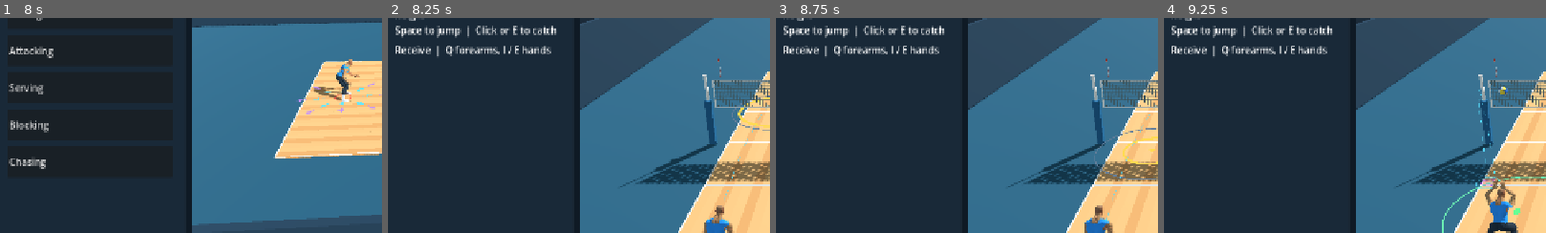
Above: before the commit, frames 1-4 (left to right).
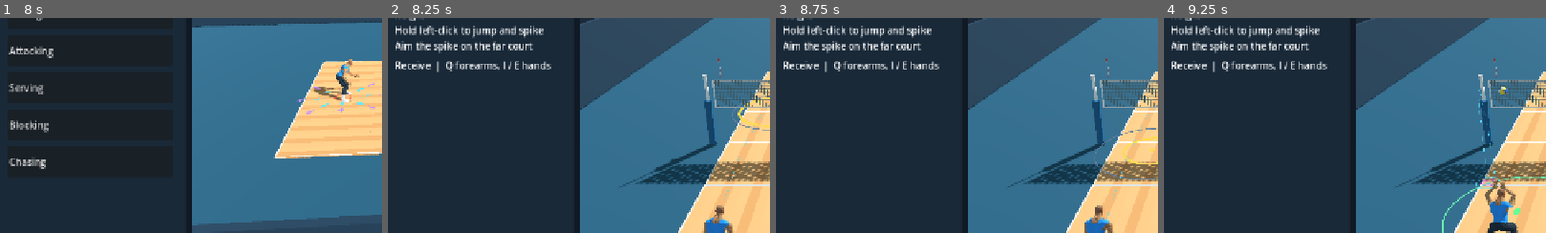
Above: after the commit, the same moments.

Repository: foreandr/volleyball
Game: Godot game, scene res://scenes/main.tscn
Same seed, same stepped clock (60 frames per second), same inputs: the game is played once before the commit and once after it.
Inputs (mouse positions are % of the whole screen's width and height, from its top left):
- Up to frame 1 (8 s): click "Story" at 0.5 s; click "New" at 1.25 s; click "Back" at 2 s; click "New" at 2.75 s; click "Save" at 3.5 s; click "Forearm reception" at 4.25 s; click "Play all" at 5 s; click "Next" at 5.75 s; click "Next" at 6.5 s; click "Back" at 7.25 s
- Up to frame 2 (8.25 s): click "Attacking" at 8 s
- Up to frame 3 (8.75 s): no input
- Up to frame 4 (9.25 s): tap Enter at 8.75 s; move the mouse to (45, 70) at 8.77 s; hold W from 8.78 s (still down); tap Q at 8.85 s; click (45, 70) at 8.92 s; tap Space at 9.02 s; tap E at 9.05 s
The pictures show only the part of the screen within x 3-53%, y 32-82%; the shares and areas given below are measured in that part.

Frame 1 is identical in both runs. In frame 2, 3.3% of the frame differs, in the area x 2-45%, y 3-26%; in frame 3, 3.3%; in frame 4, 3.3%.

Commit message:
Add hold-to-spike attacks with cursor aim

Diff:
--- a/scripts/attack_drill.gd
+++ b/scripts/attack_drill.gd
@@ -10,7 +10,11 @@
 const PIN_HEIGHT := 2.75
 const SET_APEX := 5.0
 
-enum Stage { SERVE, PASS, SET, CAUGHT, MISS }
+enum Stage { SERVE, PASS, SET, HIT, MISS }
+const SWING_CHARGE_TIME := 0.65
+const SWING_REACH := 1.55
+const SWING_CONTACT_HEIGHT := 2.45
+const SWING_FOLLOW_TIME := 0.30
 var stage := Stage.SERVE
 var stage_start := 0.0
 var serve_target: Vector3
@@ -23,6 +27,13 @@
 var cpu_feet: RefCounted
 var pin_arrival := 0.0
 var flight_end := 0.0
+var swing_started := -INF
+var swing_released := -INF
+var swing_aim := Vector3(0.0,Flight.FLOOR,9.5)
+var swing_contact: Vector3
+var swing_power := 0.0
+var swing_net_hit := {}
+var swing_target: MeshInstance3D
 
 func reset_feed() -> void:
 	if trace.feed > 0:
@@ -57,12 +68,19 @@
 	ball.position = ATTACK_SERVE_SOURCE
 	region.position = PIN
 	region.hide()
+	swing_started = -INF
+	swing_released = -INF
+	swing_net_hit.clear()
+	if swing_target == null:
+		swing_target = region.duplicate()
+		add_child(swing_target)
+	swing_target.hide()
 	timing_cue.hide()
 	status.text = "Receive  |  Q forearms, I / E hands"
-	trace.begin_feed({"mode":"attack_catch","source":ATTACK_SERVE_SOURCE,"serve_velocity":serve_velocity,"pin":PIN})
+	trace.begin_feed({"mode":"attacking","source":ATTACK_SERVE_SOURCE,"serve_velocity":serve_velocity,"pin":PIN})
 
 func set_key() -> int:
-	return KEY_Q if stage == Stage.SERVE else KEY_E
+	return KEY_Q if stage == Stage.SERVE else KEY_NONE
 
 func can_aim_set() -> bool:
 	return stage == Stage.SERVE and not is_finite(bump.touch_time)
@@ -97,11 +115,34 @@
 func court_facing_weight() -> float:
 	return 0.5 if stage == Stage.PASS or stage == Stage.SET else 0.0
 
-func queue_catch() -> void:
-	if stage == Stage.SET: queue_set()
+func can_aim_swing() -> bool:
+	return stage == Stage.SET
+
+func aim_swing(point: Vector3) -> void:
+	swing_aim = Vector3(clampf(point.x,-4.4,4.4),Flight.FLOOR,clampf(point.z,4.3,12.9))
+	swing_target.position = Vector3(swing_aim.x,0.065,swing_aim.z)
+
+func swing_input(pressed: bool, direction: Vector2) -> void:
+	if stage != Stage.SET: return
+	if not pressed:
+		if is_finite(swing_started) and not is_finite(swing_released): swing_released = clock
+		return
+	if is_finite(swing_started) and jump.active: return
+	swing_started = clock
+	swing_released = -INF
+	var approach := direction
+	if approach.is_zero_approx():
+		var toward_pin := PIN-setter.position
+		approach = Vector2(-toward_pin.x,toward_pin.z).limit_length()
+	queue_jump(approach)
+	status.text = "Charging swing"
+	trace.write("swing_start",clock,{"player":setter.position,"aim":swing_aim},true)
+
+func swing_charge() -> float:
+	return clampf((minf(clock,swing_released if is_finite(swing_released) else clock)-swing_started)/SWING_CHARGE_TIME,0.0,1.0)
 
 func queue_set() -> void:
-	if stage != Stage.SERVE and stage != Stage.SET: return
+	if stage != Stage.SERVE: return
 	bump.queue_bump(clock-stage_start)
 	trace.write("attack_input",clock,{"stage":stage,"technique":"hands" if bump.hand_setting else "forearms","aim":bump.destination,"height":bump.height,"position":setter.position,"ball":ball.position},true)
 
@@ -111,7 +152,7 @@
 	return stage == Stage.PASS and not bump.low_save.finished(bump.touch_time+clock-stage_start)
 
 func queue_jump(direction: Vector2) -> void:
-	if jump.active or setter_is_diving() or stage == Stage.CAUGHT: return
+	if jump.active or setter_is_diving() or stage == Stage.HIT: return
 	jump.begin(setter,direction)
 	trace.write("jump",clock,{"position":setter.position,"direction":jump.heading},true)
 
@@ -137,11 +178,8 @@
 			play_cpu_set(time,delta)
 		Stage.SET:
 			cpu_set.update_hand_push(cpu_set.release_time+time,cpu_set.release_time+time-cpu_set.touch_time)
-			play_pin_ball(time,previous,delta)
-		Stage.CAUGHT:
-			HandPose.apply(setter,setter.to_global(bump.hand_anchor),1.0)
-			ball.position = bump.platform_center()
-			if time >= 0.55 and not jump.active: reset_feed()
+			play_pin_ball(time)
+		Stage.HIT: play_spike(time)
 		Stage.MISS:
 			if time >= 0.85: reset_feed()
 	if stage == Stage.SERVE or stage == Stage.SET: trace.check_contact(bump.contact_check)
@@ -151,7 +189,7 @@
 	var velocity := Vector3.ZERO
 	match stage:
 		Stage.SERVE: velocity = serve_velocity+Vector3.DOWN*Flight.GRAVITY*time
-		Stage.PASS,Stage.SET: velocity = pass_motion+Vector3.DOWN*Flight.GRAVITY*time
+		Stage.PASS,Stage.SET,Stage.HIT: velocity = pass_motion+Vector3.DOWN*Flight.GRAVITY*time
 	var platform: Vector3 = bump.platform_center()
 	return {
 		"stage":stage,"result":status.text,"ball_position":ball.position,"ball_velocity":velocity,
@@ -209,12 +247,13 @@
 			stage = Stage.SET
 			stage_start = clock
 			bump.reset()
-			bump.hand_setting = true
-			bump.catch_only = true
+			bump.hand_setting = false
 			trace.closest_check.clear()
 			trace.closest_margin = INF
-			status.text = "Jump at the pin  |  Space, then click or E"
+			status.text = "Hold left-click to jump and spike"
 			region.show()
+			aim_swing(swing_aim)
+			swing_target.show()
 			trace.write("cpu_set",clock,{"point":pass_origin,"velocity":pass_motion,"pin_arrival":pin_arrival},true)
 		return
 	ball.position = flight_point(pass_origin,pass_motion,minf(time,cpu_contact_time))
@@ -239,25 +278,84 @@
 		cpu_set.destination = Vector2(target.x,target.z)
 		cpu_set.begin_hand_contact(cpu_contact_point,time)
 
-func play_pin_ball(time: float, previous: float, delta: float) -> void:
-	var path := func(t): return flight_point(pass_origin,pass_motion,t)
-	ball.position = path.call(minf(time,flight_end))
+func play_pin_ball(time: float) -> void:
+	ball.position = flight_point(pass_origin,pass_motion,minf(time,flight_end))
 	timing_cue.update_timing(time,pin_arrival,BumpSetting.GREEN_START,BumpSetting.GREEN_END)
-	bump.catch_airborne = setter.position.y > RECEIVE_START.y+0.08
-	bump.update_attempt(time,previous,flight_end,path,pass_motion+Vector3.DOWN*Flight.GRAVITY*time,delta,pin_arrival)
-	if is_finite(bump.touch_time):
-		stage = Stage.CAUGHT
-		stage_start = clock
-		status.text = "Caught at the pin"
-		timing_cue.show_result(bump.grade)
-		trace.write("pin_catch",clock,{"point":bump.touch,"grade":bump.grade,"contact":bump.contact_check},true)
-	elif time >= flight_end:
-		miss("Pin catch missed")
+	if is_finite(swing_started) and jump.active:
+		var charge := swing_charge()
+		status.text = "Swing power  |  %d%%" % roundi(charge*100.0)
+		var toward_ball := ball.position-setter.global_position
+		var airborne := setter.position.y > jump.start.y+0.08
+		var in_reach := toward_ball.slide(Vector3.UP).length() <= SWING_REACH and toward_ball.y >= 1.35 and toward_ball.y <= SWING_CONTACT_HEIGHT
+		if airborne and in_reach and time >= pin_arrival-0.24:
+			hit_spike(charge)
+			return
+		var load := smoothstep(0.0,0.20,clock-swing_started)
+		var near := 1.0-smoothstep(SWING_CONTACT_HEIGHT,SWING_CONTACT_HEIGHT+0.75,toward_ball.y)
+		var drive := 0.57*near*smoothstep(pin_arrival-0.42,pin_arrival-0.24,time) if airborne else 0.0
+		pose_swing(ball.position,drive,load)
+	if time >= flight_end: miss("Spike missed")
+
+func hit_spike(charge: float) -> void:
+	swing_contact = ball.position
+	swing_power = charge
+	pass_origin = swing_contact
+	var target := swing_aim-pass_origin
+	var duration := maxf(0.24,target.slide(Vector3.UP).length()/lerpf(11.0,29.0,charge))
+	pass_motion = target/duration+Vector3.UP*Flight.GRAVITY*duration*0.5
+	flight_end = duration
+	swing_net_hit = Net.first_hit(func(t): return flight_point(pass_origin,pass_motion,t),0.0,duration)
+	stage = Stage.HIT
+	stage_start = clock
+	region.hide()
+	timing_cue.hide()
+	status.text = "Spike  |  %d%% power" % roundi(charge*100.0)
+	pose_swing(swing_contact,0.57,1.0)
+	trace.write("spike",clock,{"point":swing_contact,"aim":swing_aim,"velocity":pass_motion,"power":charge,"net":not swing_net_hit.is_empty()},true)
+
+func play_spike(time: float) -> void:
+	var end := flight_end if swing_net_hit.is_empty() else float(swing_net_hit.end_time)
+	if not swing_net_hit.is_empty() and time >= swing_net_hit.time:
+		ball.position = Net.after_hit(swing_net_hit,minf(time,end))
+		status.text = "Spike hit the net"
+	else:
+		ball.position = flight_point(pass_origin,pass_motion,minf(time,end))
+	if time < SWING_FOLLOW_TIME:
+		pose_swing(swing_contact,lerpf(0.57,1.0,smoothstep(0.0,0.16,time)),1.0-smoothstep(0.11,SWING_FOLLOW_TIME,time))
+	if time >= end+0.48 and not jump.active: reset_feed()
+
+func pose_swing(contact: Vector3, phase: float, weight: float) -> void:
+	var rig: Skeleton3D = setter.skeleton
+	var author: RefCounted = setter.get_pose_author()
+	var pose: Array[Transform3D] = []
+	for bone in rig.get_bone_count(): pose.append(rig.get_bone_pose(bone))
+	var side := "l" if setter.handedness == "Left" else "r"
+	var sign_ := 1.0 if side == "l" else -1.0
+	var upper := "upperarm_"+side
+	var forearm := "lowerarm_"+side
+	var wrist := "hand_"+side
+	author.rotate_world(pose,"spine_03",Vector3.UP,sign_*lerpf(-0.32,0.35,phase)*weight)
+	var shoulder: Vector3 = author.point(pose,upper)
+	var ball_target := rig.to_local(contact)
+	var windup := shoulder+Vector3(sign_*0.25,0.28,-0.34)
+	var direction := (rig.to_local(swing_aim)-ball_target).normalized()
+	var follow := shoulder+(direction+Vector3.DOWN*0.75+Vector3.LEFT*sign_*0.38).normalized()*0.51
+	var target := windup.lerp(ball_target,smoothstep(0.0,0.57,phase))
+	target = target.lerp(follow,smoothstep(0.57,1.0,phase))
+	author.limb(pose,upper,forearm,wrist,target,Vector3(sign_*0.85,-0.24,-0.35),weight,171.0)
+	var guide := "r" if side == "l" else "l"
+	var guide_shoulder: Vector3 = author.point(pose,"upperarm_"+guide)
+	var drop := smoothstep(0.12,0.75,phase)
+	var guide_target := guide_shoulder+Vector3(-sign_*0.18,lerpf(0.45,-0.28,drop),0.25)
+	author.limb(pose,"upperarm_"+guide,"lowerarm_"+guide,"hand_"+guide,guide_target,Vector3(-sign_*0.8,-0.28,0.3),weight,154.0)
+	for bone in rig.get_bone_count():
+		rig.set_bone_pose_rotation(bone,pose[bone].basis.get_rotation_quaternion())
 
 func miss(message: String) -> void:
 	stage = Stage.MISS
 	stage_start = clock
 	status.text = message
+	swing_target.hide()
 	trace.write("attack_miss",clock,{"ball":ball.position,"player":setter.position,"closest_check":trace.closest_check},true)
 
 func set_toward_pin(origin: Vector3) -> Vector3:
--- a/scripts/story_animations.gd
+++ b/scripts/story_animations.gd
@@ -304,7 +304,7 @@
 	controls_hint.autowrap_mode = TextServer.AUTOWRAP_WORD_SMART
 	var show_mode := func(index: int):
 		controls_hint.text = "WASD to move  |  Tap Q to bump set\nMouse to aim  |  Scroll to change height" if index == 1 else "WASD to move  |  Tap E to set\nMouse to aim  |  Scroll to change height\nSpace jump  |  7 to 40 in"
-	if attack: controls_hint.text = "WASD to move  |  Q forearms  |  I / E hands\nMouse to aim  |  Scroll for pass height\nSpace to jump  |  Click or E to catch"
+	if attack: controls_hint.text = "WASD to move  |  Q forearms  |  I / E hands\nMouse to aim  |  Scroll for pass height\nHold left-click to jump and spike\nAim the spike on the far court"
 	else: show_mode.call(modes.selected)
 	modes.item_selected.connect(func(index: int):
 		type_indices["Setting"] = index
@@ -799,14 +799,19 @@
 		elif event is InputEventMouseMotion:
 			if event.button_mask & MOUSE_BUTTON_MASK_MIDDLE:
 				orbit_setting_camera(event.relative)
-			elif setting_drill.can_aim_set():
+			elif setting_drill.can_aim_set() or (selected_category == "Attacking" and setting_drill.can_aim_swing()):
 				var point: Vector2 = setup_drag.screen_position(event.position)
 				var hit: Variant = Plane(Vector3.UP,0.055).intersects_ray(preview_camera.project_ray_origin(point),preview_camera.project_ray_normal(point))
 				if hit is Vector3:
-					setting_drill.bump.destination = Court.clamp_set_aim(hit)
+					if setting_drill.can_aim_set(): setting_drill.bump.destination = Court.clamp_set_aim(hit)
+					else: setting_drill.aim_swing(hit)
 		elif event is InputEventMouseButton and event.pressed:
-			if event.button_index == MOUSE_BUTTON_LEFT and selected_category == "Attacking":
-				setting_drill.queue_catch()
+			if event.button_index == MOUSE_BUTTON_LEFT and selected_category == "Attacking" and setting_drill.can_aim_swing():
+				var point: Vector2 = setup_drag.screen_position(event.position)
+				var hit: Variant = Plane(Vector3.UP,0.055).intersects_ray(preview_camera.project_ray_origin(point),preview_camera.project_ray_normal(point))
+				if hit is Vector3: setting_drill.aim_swing(hit)
+				setting_drill.swing_input(true,player_controls.movement_input())
+				player_controls.setter_travel = Vector3.ZERO
 			elif setting_drill.can_aim_set() and event.button_index in [MOUSE_BUTTON_WHEEL_UP,MOUSE_BUTTON_WHEEL_DOWN]:
 				adjust_bump_height((0.25 if event.button_index == MOUSE_BUTTON_WHEEL_UP else -0.25)*maxf(0.1,event.factor))
 		return
@@ -933,15 +938,17 @@
 	else: get_tree().change_scene_to_file("res://scenes/story.tscn")
 
 func _input(event: InputEvent) -> void:
+	if is_instance_valid(setting_drill) and selected_category == "Attacking" and event is InputEventMouseButton and event.button_index == MOUSE_BUTTON_LEFT and not event.pressed:
+		setting_drill.swing_input(false,Vector2.ZERO)
 	if is_instance_valid(setting_drill) and selected_category == "Attacking" and event is InputEventKey and event.keycode == KEY_I:
 		if event.pressed and not event.echo: setting_drill.queue_hand_receive()
 		get_viewport().set_input_as_handled()
 		return
 	if is_instance_valid(setting_drill) and event is InputEventKey and event.keycode == KEY_SPACE:
-		if event.pressed and not event.echo:
+		if event.pressed and not event.echo and (selected_category != "Attacking" or not setting_drill.can_aim_swing()):
 			setting_drill.queue_jump(player_controls.movement_input())
 			player_controls.setter_travel = Vector3.ZERO
-		elif not event.pressed:
+		elif not event.pressed and (selected_category != "Attacking" or not setting_drill.can_aim_swing()):
 			setting_drill.jump.release()
 		get_viewport().set_input_as_handled()
 		return
